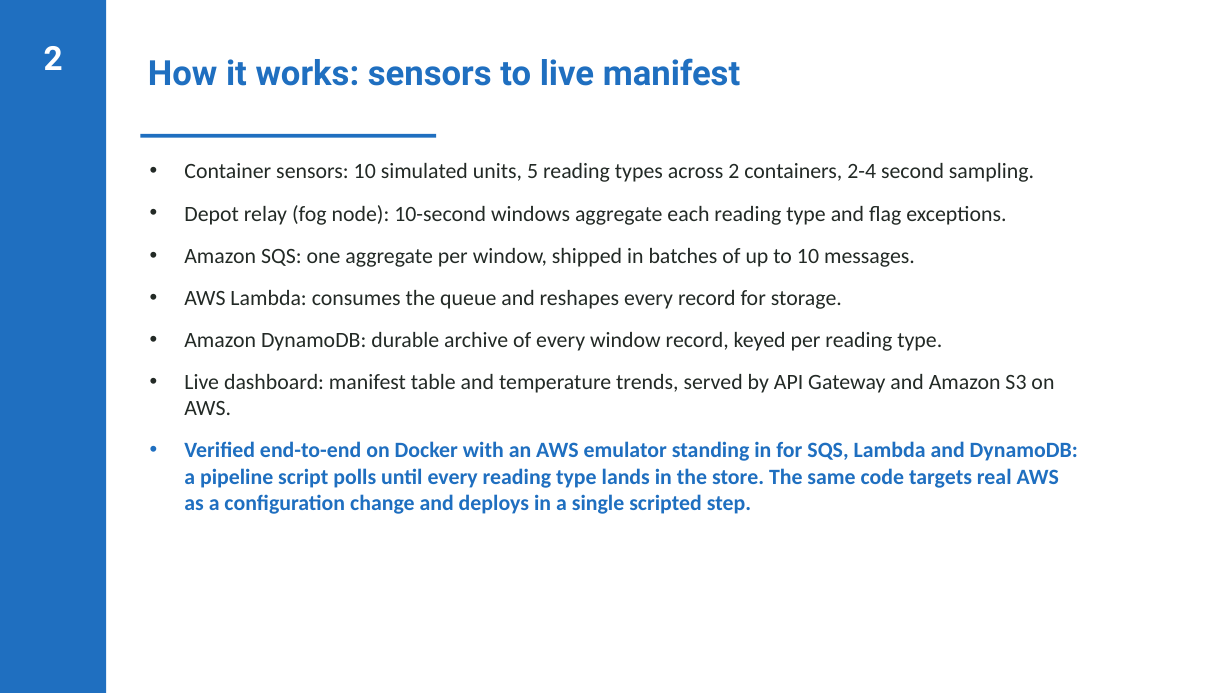
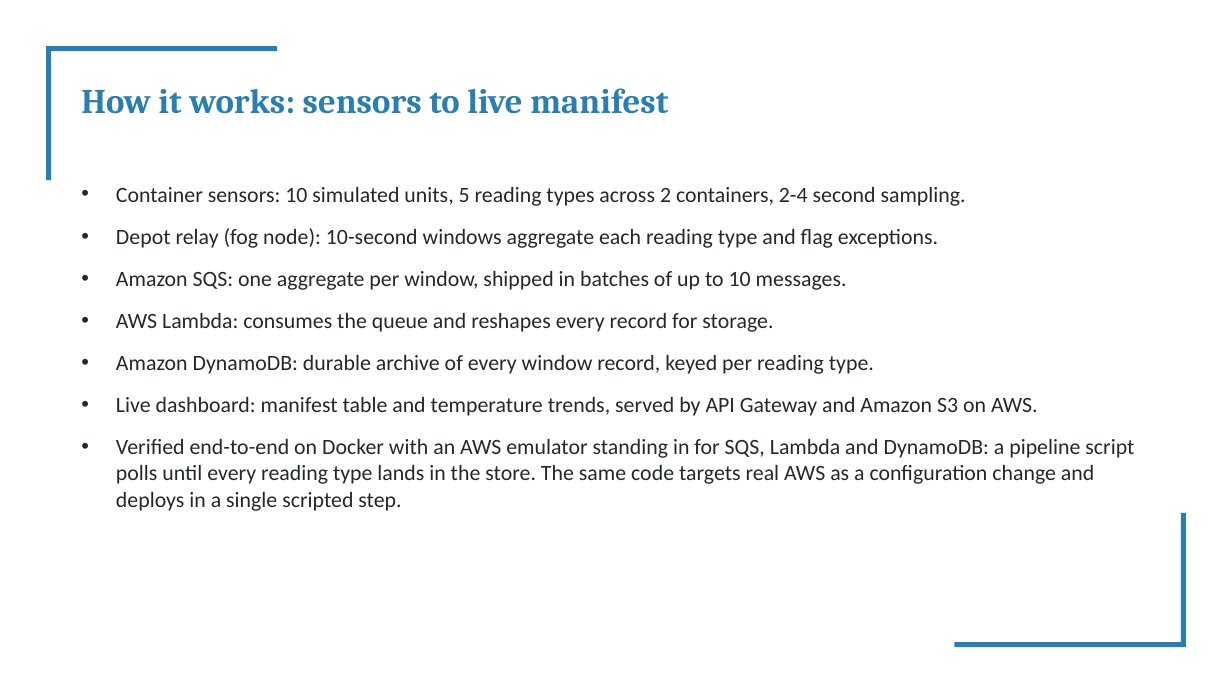
Before and after one commit to valletivarish/FEC_version_2, a slide deck: slide 3 of ppt/cold-chain-logistics.pptx. Drawn at 1232x693 pixels with LibreOffice and Linux fonts; fonts in the diff are those of the drawing. Boxes give left, top, right and bottom in pixels: in the first picture for what was removed or moved away, otherwise in the second. Text is boxed around its words. In the diff, an @@ line names an element or a change of style, - is before the commit and + after.

Commit message:
Re-theme project 04 deck (teal band, badge-free) + all 8 unassigned spare decks to distinct new themes; clear bold highlighting

```diff
--- a/ppt/cold-chain-logistics.pptx
+++ b/ppt/cold-chain-logistics.pptx
@@ rectangle removed at (0,0,106,693) @@
@@ text removed at (44,46,63,70) @@
-2
@@ rectangle added at (46,46,277,52), fill #2A7FB0 @@
@@ rectangle added at (46,46,52,180), fill #2A7FB0 @@
@@ title "How it works: sensors to ...": place and size @@
-title "How it works: sensors to ..." at (148,58,740,86)
+title "How it works: sensors to ..." at (81,88,668,114)
@@ title "How it works: sensors to ..." at (81,88,668,114): font Roboto to Cambria, text colour #1F6FC0 to #2A7FB0 @@
@@ text "Container sensors: 10 simulated units, ...": place and size @@
-text "Container sensors: 10 simulated units, ..." at (184,163,1078,514)
+text "Container sensors: 10 simulated units, ..." at (116,187,1134,511)
@@ text at (116,439,1134,511): text colour #1F6FC0 to #232A26, bold off in "Verified end-to-end on Docker with an AWS ..." @@
@@ rectangle added at (1181,513,1187,647), fill #2A7FB0 @@
@@ rectangle: place and size @@
-rectangle at (140,134,436,138)
+rectangle at (955,642,1186,648)
@@ rectangle at (955,642,1186,648): fill #1F6FC0 to #2A7FB0 @@
```
Also in this commit, not shown: 5 other slides changed, 9 other files.
